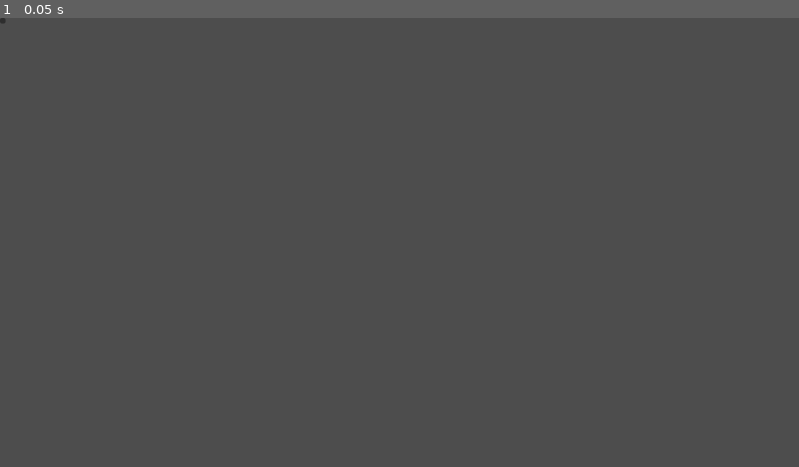
Above: before the commit, frame 1.
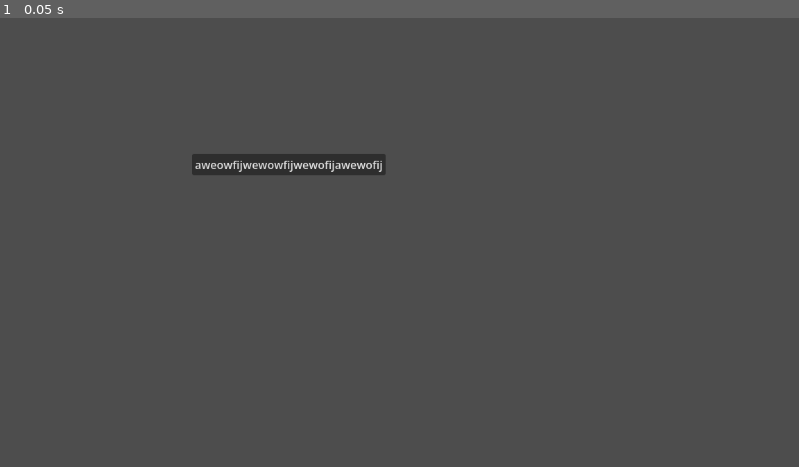
Above: after the commit, the same moment.

Repository: gmuGADIG/King-Fisher
Game: Godot game, scene res://ui/pause_menu/pause_menu.tscn
Same seed, same stepped clock (60 frames per second), same inputs: the game is played once before the commit and once after it. This scene is started directly instead of the project's main scene.
Inputs:
- Up to frame 1 (0.05 s): no input

The runs differ from the first frame. In frame 1, 1.0% of the frame differs, in the area x 0-49%, y 0-35%.

Commit message:
oops commit 2

Diff:
--- a/ui/pause_menu/pause_menu.tscn
+++ b/ui/pause_menu/pause_menu.tscn
@@ -10,6 +10,9 @@
 
 [node name="CanvasLayer" type="CanvasLayer" parent="." unique_id=20371457]
 
-[node name="wow" type="Button" parent="CanvasLayer" unique_id=633439220]
-offset_right = 8.0
-offset_bottom = 8.0
+[node name="TestButton" type="Button" parent="CanvasLayer" unique_id=633439220]
+offset_left = 277.0
+offset_top = 196.0
+offset_right = 556.0
+offset_bottom = 227.0
+text = "aweowfijwewowfijwewofijawewofij"
